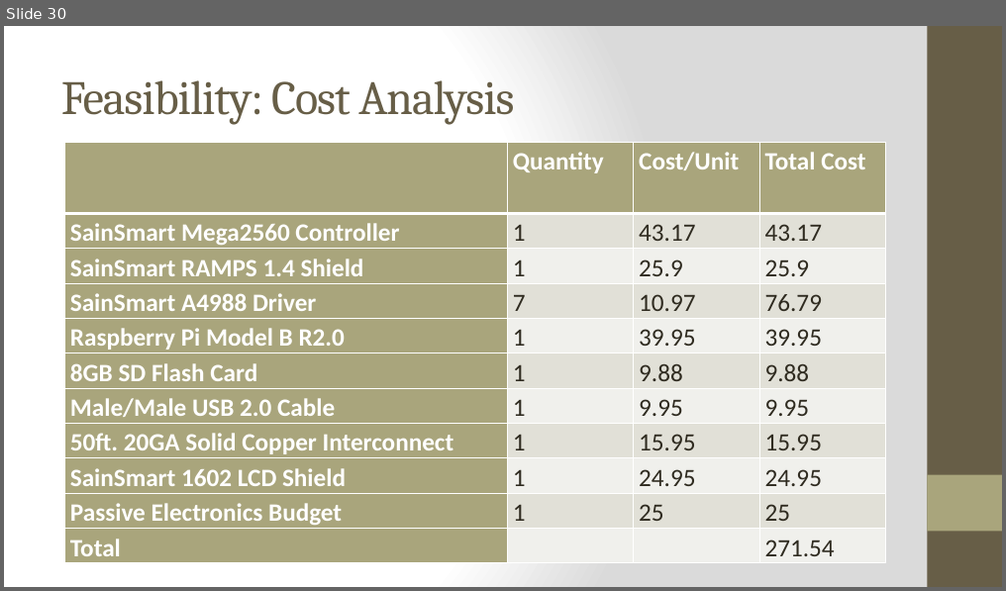
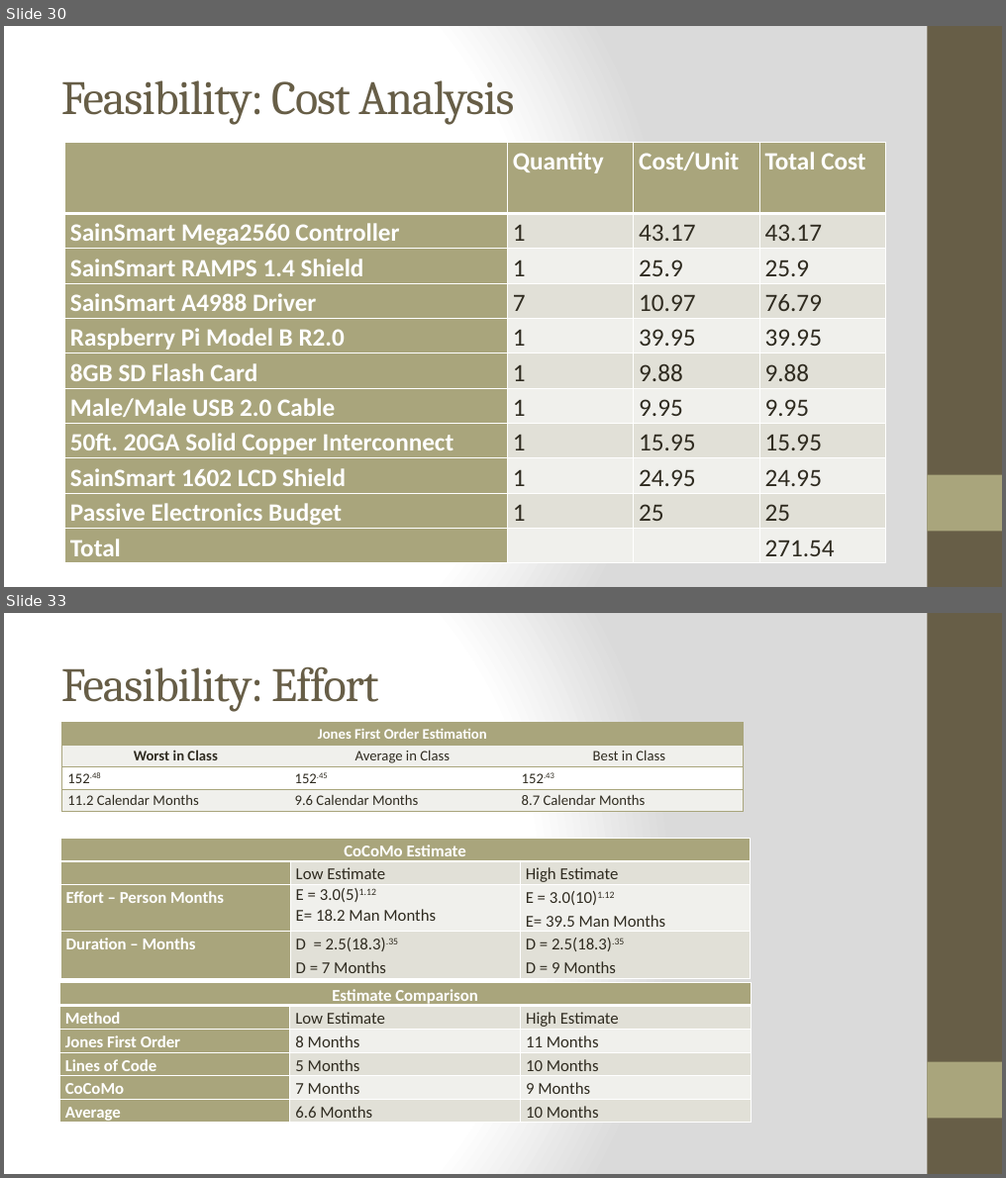
Before and after one commit to qpHalcy0n/SRDesign, a slide deck: SRS Presentation/SRS Presentation.pptx. Shown one above the other, each under a label of ours: slide 30 before the commit, slides 30 and 33 after it; the slides between them are not shown. The pictures are 1006x591 and 1006x1178 pixels, drawn with LibreOffice and Linux fonts; fonts in the diff are those of the drawing. Boxes give left, top, right and bottom in pixels: in the first picture for what was removed or moved away, otherwise in the second. Text is boxed around its words. In the diff, an @@ line names an element or a change of style, - is before the commit and + after.

Commit message:
Final Presentation

```diff
--- a/SRS Presentation/SRS Presentation.pptx
+++ b/SRS Presentation/SRS Presentation.pptx
@@ slide 33 added at bbox=[4, 613, 1002, 1174], background gradient #FFFFFF to #DADADA; not listed: 2 template elements that a slide beside it also shows @@
@@ title added at bbox=[61, 667, 378, 712], 46 pt, text #675E47 @@
+Feasibility: Effort
@@ table added at bbox=[62, 722, 743, 811], 4 rows, 3 columns @@
+Jones First Order Estimation |  | 
+Worst in Class | Average in Class | Best in Class
+152.48 | 152.45 | 152.43
+11.2 Calendar Months | 9.6 Calendar Months | 8.7 Calendar Months
@@ table added at bbox=[60, 839, 749, 1098], 4 rows, 3 columns @@
+CoCoMo Estimate |  | 
+ | Low Estimate | High Estimate
+Effort – Person Months | E = 3.0(5)1.12 E= 18.2 Man Months | E = 3.0(10)1.12 E= 39.5 Man Months
+Duration – Months | D = 2.5(18.3).35 D = 7 Months | D = 2.5(18.3).35 D = 9 Months
@@ table added at bbox=[59, 982, 751, 1125], 6 rows, 3 columns @@
+Estimate Comparison |  | 
+Method | Low Estimate | High Estimate
+Jones First Order | 8 Months | 11 Months
+Lines of Code | 5 Months | 10 Months
+CoCoMo | 7 Months | 9 Months
+Average | 6.6 Months | 10 Months
```
Also in this commit, not shown: 3 other slides added, 1 slide removed.
